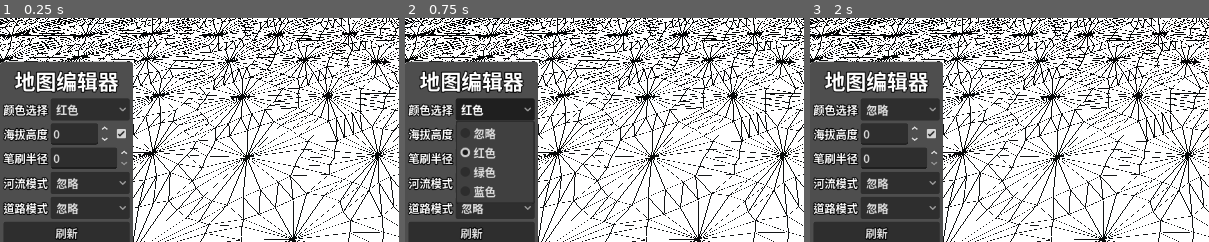
Above: before the commit, frames 1-3 (left to right).
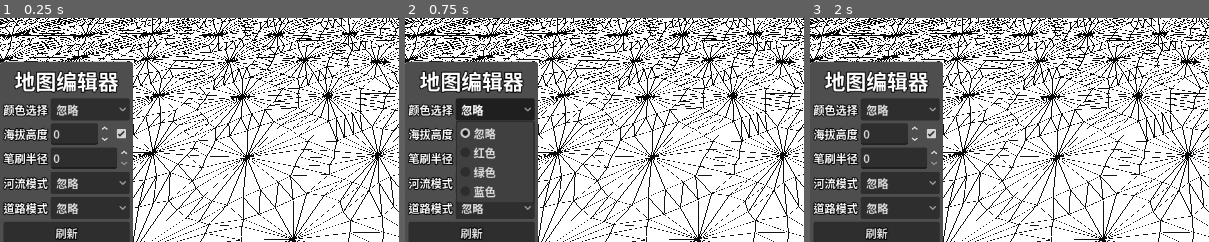
Above: after the commit, the same moments.

Repository: LiGameAcademy/godot_hex_map
Game: Godot game, scene res://scenes/main.tscn
Two runs of this game, one before a commit and one after it. Both use one fixed random seed, a clock stepped at 60 frames per second and the inputs below.
Inputs (mouse positions are % of the whole screen's width and height, from its top left):
- Up to frame 1 (0.25 s): no input
- Up to frame 2 (0.75 s): click "红色" (after the commit: "忽略") at 0.5 s
- Up to frame 3 (2 s): click (15, 45) at 1.25 s
The pictures show only the part of the screen within x 0-50%, y 20-69%; the shares and areas given below are measured in that part.

The runs differ from the first frame. In frame 1, 0.2% of the frame differs, in the area x 14-20%, y 38-44%; in frame 2, 0.3%, in the area x 13-20%, y 38-63%; in frame 3, nothing differs.

Commit message:
24-河流与道路混合与道路外观

Diff:
--- a/prefabs/hex_grid_chunk.gd
+++ b/prefabs/hex_grid_chunk.gd
@@ -300,6 +300,9 @@
 	_river_mesh.add_triangle_uv([river_center, river_left, river_right], uvs)
 
 func _triangulate_adjacent_to_river(cell: HexCell, direction: HexCell.HexDirection, center: Vector3, edge: Array[Vector3]) -> void:
+	if cell.has_roads():
+		_triangulate_road_adjacent_to_river(cell, direction, center, edge)
+
 	var next_direction := cell.next_direction(direction)
 	var previous_direction := cell.previous_direction(direction)
 	if cell.has_river_through_edge(next_direction):
@@ -352,6 +355,66 @@
 		interpolators.y = 0.5 if cell.has_road_through_edge(cell.next_direction(direction)) else 0.25
 	return interpolators
 
+func _triangulate_road_adjacent_to_river(cell: HexCell, direction: HexCell.HexDirection, center: Vector3, edge: PackedVector3Array) -> void:
+	var has_road_through_edge = cell.has_road_through_edge(direction as HexCell.HexDirection)
+	var interpolators = _get_road_interpolators(direction as HexCell.HexDirection, cell)
+	var road_center := center
+
+	var previous_has_river := cell.has_river_through_edge(cell.previous_direction(direction as HexCell.HexDirection))
+	var next_has_river := cell.has_river_through_edge(cell.next_direction(direction as HexCell.HexDirection))
+
+	if cell.has_river_begin_or_end():
+		var opposite_direction = cell.opposite_direction(cell.river_enter_or_exit_direction)
+		road_center += HexMetrics.get_solid_edge_middle(opposite_direction) * (1.0 / 3.0)
+	elif cell.incoming_river == cell.opposite_direction(cell.outgoing_river):
+		# 直河
+		var corner: Vector3 = Vector3.ZERO
+		if previous_has_river:
+			if not has_road_through_edge and not cell.has_road_through_edge(cell.next_direction(direction as HexCell.HexDirection)):
+				return
+			corner = HexMetrics.get_second_solid_corner(direction as HexCell.HexDirection)
+		else:
+			if not has_road_through_edge and not cell.has_road_through_edge(cell.previous_direction(direction as HexCell.HexDirection)):
+				return
+			corner = HexMetrics.get_first_solid_corner(direction as HexCell.HexDirection)
+		road_center += corner * 0.5
+		center += corner * 0.25
+	# 锐角弯河道
+	elif cell.incoming_river == cell.previous_direction(cell.outgoing_river):
+		road_center -= HexMetrics.get_second_corner(cell.incoming_river) * 0.2
+	elif cell.incoming_river == cell.next_direction(cell.outgoing_river):
+		road_center -= HexMetrics.get_first_corner(cell.incoming_river) * 0.2
+	elif previous_has_river and next_has_river:
+		# 钝角弯内侧
+		if not has_road_through_edge:
+			# 移除孤立的道路路段
+			return
+		var offset := HexMetrics.get_solid_edge_middle(direction) * HexMetrics.INNER_TO_OUTER
+		road_center += offset * 0.7
+		center += offset * 0.5
+	else:
+		# 钝角弯外侧
+		var middle_direction : HexCell.HexDirection = direction as HexCell.HexDirection
+		if previous_has_river:
+			middle_direction = cell.next_direction(direction as HexCell.HexDirection)
+		elif next_has_river:
+			middle_direction = cell.previous_direction(direction as HexCell.HexDirection)
+		var middle_previous_direction := cell.previous_direction(middle_direction)
+		var middle_next_direction := cell.next_direction(middle_direction)
+		if not cell.has_road_through_edge(middle_direction) and not cell.has_road_through_edge(middle_previous_direction) and not cell.has_road_through_edge(middle_next_direction):
+			return
+		road_center += HexMetrics.get_solid_edge_middle(middle_direction) * 0.25
+		center += HexMetrics.get_solid_edge_middle(middle_direction) * 0.25
+
+	var middle_left := road_center.lerp(edge[0], interpolators.x)
+	var middle_right := road_center.lerp(edge[4], interpolators.y)
+	_triangulate_road(road_center, middle_left, middle_right, edge, has_road_through_edge)
+
+	if cell.has_river_through_edge(cell.previous_direction(direction as HexCell.HexDirection)):
+		_triangulate_road_edge(road_center, center, middle_left)
+	if cell.has_river_through_edge(cell.next_direction(direction as HexCell.HexDirection)):
+		_triangulate_road_edge(road_center, middle_right, center)
+
 #endregion
 
 func _triangulate_fan(center: Vector3, edge: PackedVector3Array, color: Color) -> void:
@@ -359,7 +422,7 @@
 	for i in range(edge.size() - 1):
 		_terrain_mesh.add_triangle([center, edge[i], edge[i + 1]], colors)
 
-func _triangulate_strip(from: PackedVector3Array, to: PackedVector3Array, c1: Color, c2: Color, has_road: bool = true) -> void:
+func _triangulate_strip(from: PackedVector3Array, to: PackedVector3Array, c1: Color, c2: Color, has_road: bool = false) -> void:
 	var colors := [c1, c1, c2, c2]
 	for i in range(from.size() - 1):
 		_terrain_mesh.add_quad([from[i], from[i + 1], to[i], to[i + 1]], colors)
--- a/resources/materials/road_shader_material.tres
+++ b/resources/materials/road_shader_material.tres
@@ -2,6 +2,18 @@
 
 [ext_resource type="Shader" uid="uid://dlpwx7lx7j3fh" path="res://resources/shaders/road.gdshader" id="1_862ag"]
 
+[sub_resource type="FastNoiseLite" id="FastNoiseLite_862ag"]
+
+[sub_resource type="NoiseTexture2D" id="NoiseTexture2D_h1j6h"]
+noise = SubResource("FastNoiseLite_862ag")
+
 [resource]
 render_priority = 0
 shader = ExtResource("1_862ag")
+shader_parameter/road_color = Color(1, 0.1, 0.1, 1)
+shader_parameter/noise_tex = SubResource("NoiseTexture2D_h1j6h")
+shader_parameter/alpha_smoothstep = Vector2(0.4, 0.7)
+shader_parameter/noise_scale = 0.025
+shader_parameter/color_noise_strength = 0.75
+shader_parameter/color_noise_bias = 0.25
+shader_parameter/normal_offset = 0.02
--- a/resources/shaders/road.gdshader
+++ b/resources/shaders/road.gdshader
@@ -2,12 +2,28 @@
 //render_mode unshaded, cull_disabled, depth_test_disabled;
 render_mode unshaded;
 
+uniform vec4 road_color : source_color = vec4(1.0, 0.1, 0.1, 1.0);
+uniform sampler2D noise_tex : repeat_enable;
+uniform vec2 alpha_smoothstep = vec2(0.4, 0.7);
+uniform float noise_scale = 0.025;
+uniform float color_noise_strength = 0.75;
+uniform float color_noise_bias = 0.25;
+
 uniform float normal_offset = 0.02;
+
+varying vec3 world_pos;
 
 void vertex() {
 	VERTEX += NORMAL * normal_offset;
+	world_pos = (MODEL_MATRIX * vec4(VERTEX, 1.0)).xyz;
 }
 
 void fragment() {
-	ALBEDO = vec3(UV.rg, 1.0);
+	vec4 noise = texture(noise_tex, world_pos.xz * noise_scale);
+	float blend = UV.x;
+	blend *= noise.x + 0.5;
+	blend = smoothstep(alpha_smoothstep.x, alpha_smoothstep.y, blend);
+
+	ALBEDO = road_color.rgb * (noise.y * color_noise_strength + color_noise_bias);
+	ALPHA = road_color.a * blend;
 }
--- a/scenes/main.tscn
+++ b/scenes/main.tscn
@@ -36,6 +36,7 @@
 [node name="HexMapEditor" type="Node" parent="." unique_id=1904008612 node_paths=PackedStringArray("hex_grid")]
 script = ExtResource("2_0wfyh")
 hex_grid = NodePath("../HexGrid")
+disable_color = true
 metadata/_custom_type_script = "uid://dmgota36soris"
 
 [node name="UILayer" type="CanvasLayer" parent="." unique_id=207554144]
--- a/scripts/hex_cell.gd
+++ b/scripts/hex_cell.gd
@@ -49,7 +49,9 @@
 
 ## 每个方向是否有路，索引与 HexDirection 对应
 var roads: PackedByteArray = PackedByteArray([0, 0, 0, 0, 0, 0])
-
+var river_enter_or_exit_direction: HexDirection:
+	get:
+		return incoming_river if has_incoming_river else outgoing_river
 var chunk : HexGridChunk
 
 #region 邻居海拔
Not shown, changed: .gitignore
